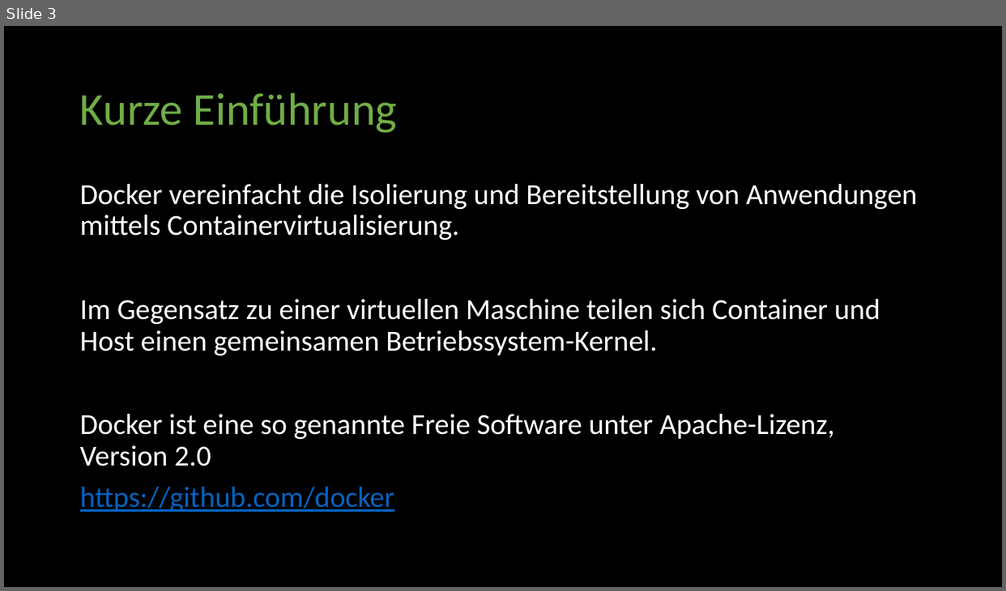
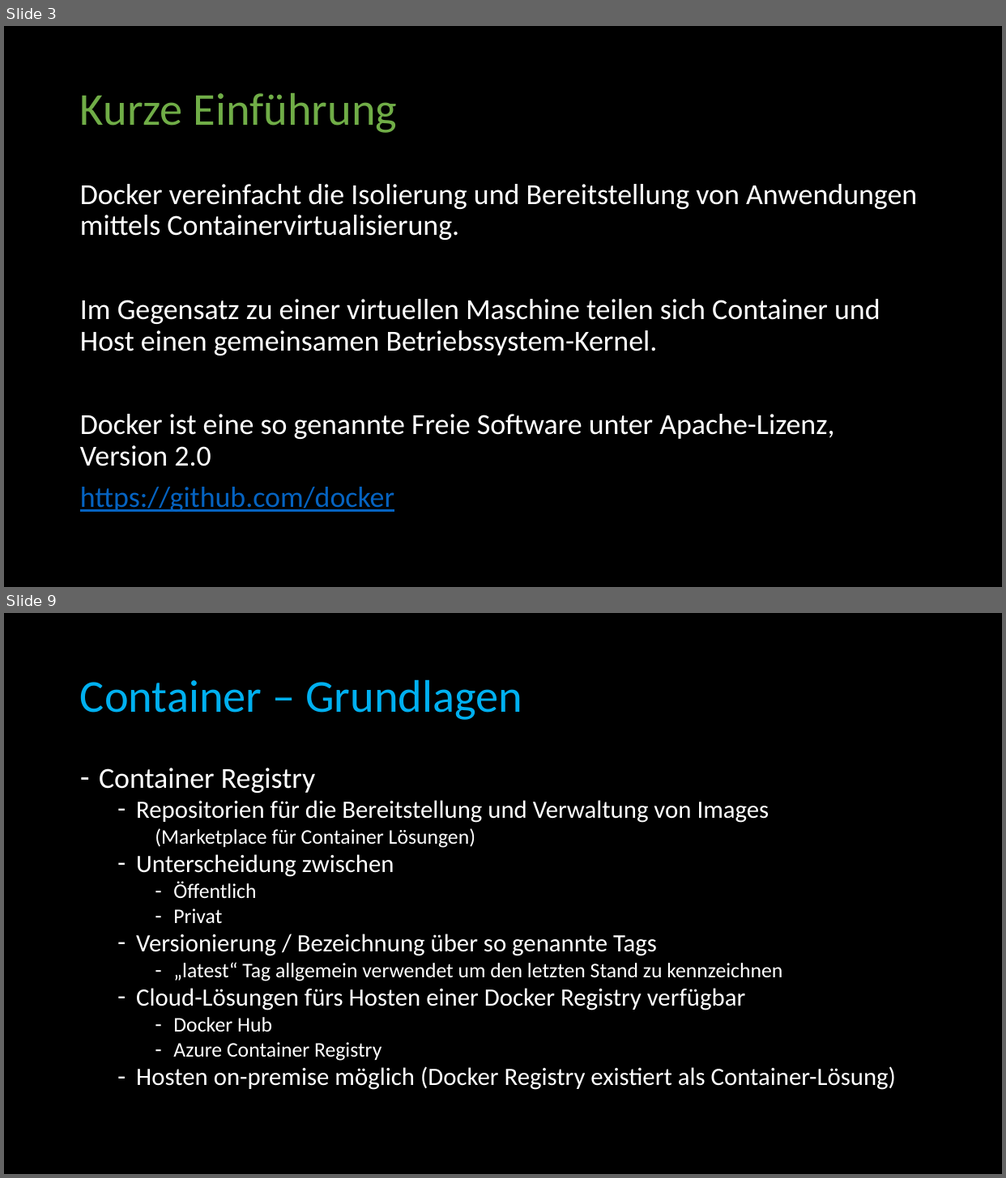
Before and after one commit to BadMadDev/workshop, a slide deck: docs/Docker Workshop.de.pptx. Shown one above the other, each under a label of ours: slide 3 before the commit, slides 3 and 9 after it; the slides between them are not shown. The pictures are 1006x591 and 1006x1178 pixels, drawn with LibreOffice and Linux fonts; fonts in the diff are those of the drawing. Boxes give left, top, right and bottom in pixels: in the first picture for what was removed or moved away, otherwise in the second. Text is boxed around its words. In the diff, an @@ line names an element or a change of style, - is before the commit and + after.

```diff
--- a/docs/Docker Workshop.de.pptx
+++ b/docs/Docker Workshop.de.pptx
@@ slide 9 added at bbox=[4, 613, 1002, 1174], background #000000 @@
@@ title added at bbox=[80, 679, 522, 720], 44 pt, text #00B0F0 @@
+Container – Grundlagen
@@ text added at bbox=[99, 768, 896, 1090], 24 pt, text #FFFFFF @@
+– Container Registry
+  – Repositorien für die Bereitstellung und Verwaltung von Images
+    (Marketplace für Container Lösungen)
+  – Unterscheidung zwischen
+    – Öffentlich
+    – Privat
+  – Versionierung / Bezeichnung über so genannte Tags
+    – „latest“ Tag allgemein verwendet um den letzten Stand zu kennzeichnen
+  – Cloud-Lösungen fürs Hosten einer Docker Registry verfügbar
+    – Docker Hub
+    – Azure Container Registry
+  – Hosten on-premise möglich (Docker Registry existiert als Container-Lösung)
```
Also in this commit, not shown: 2 slides changed, 5 other slides added.
